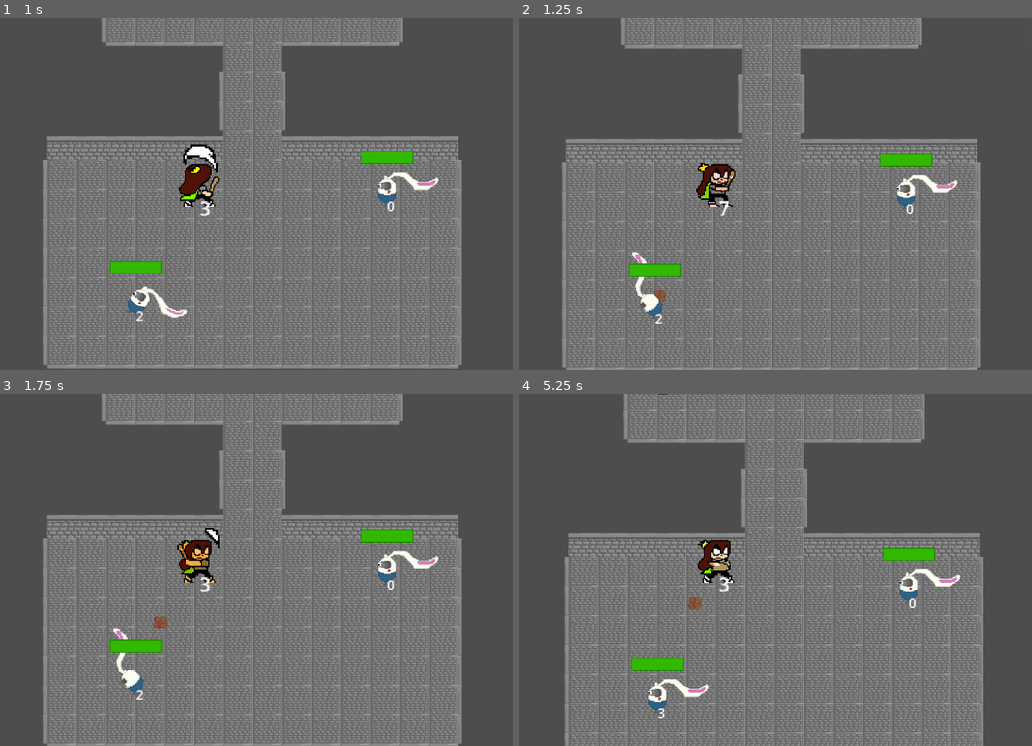
Above: before the commit, frames 1-4 (two rows, left to right).
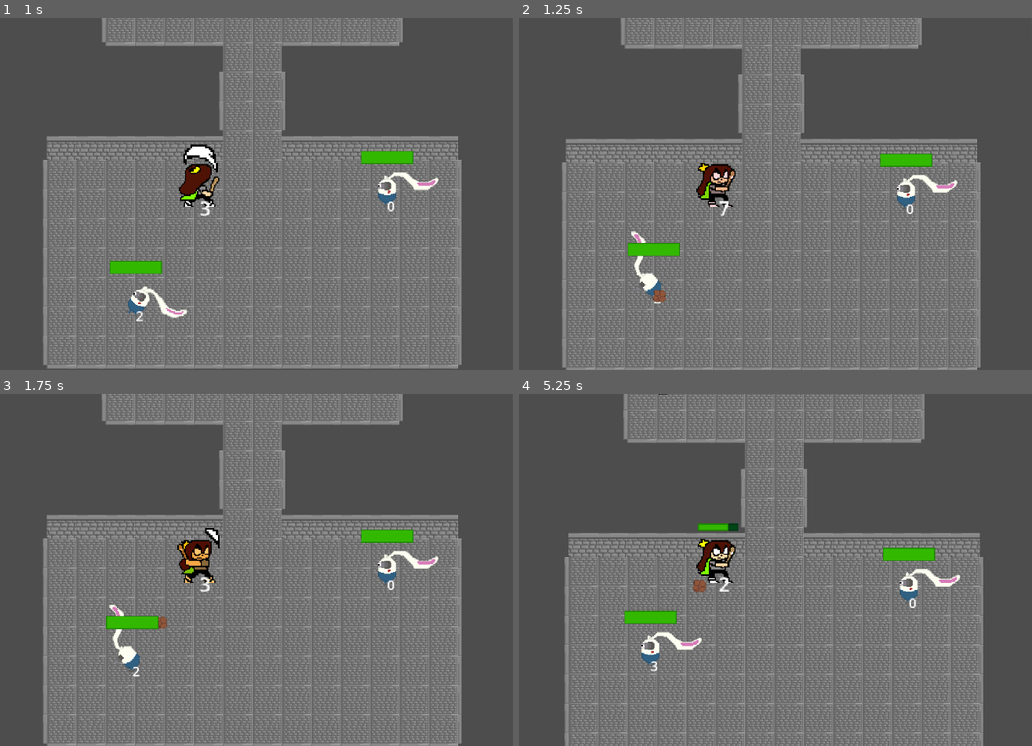
Above: after the commit, the same moments.

Repository: Megameca04/Proyecto_Cuki
Game: Godot game, scene res://Pruebas.tscn
Same seed, same stepped clock (60 frames per second), same inputs: the game is played once before the commit and once after it.
Inputs:
- Up to frame 1 (1 s): tap Enter at 0.5 s; hold Up (ui_up) from 0.53 s (still down); hold Z (Atacar) from 0.53 s (still down)
- Up to frame 2 (1.25 s): keep holding Up (ui_up); keep holding Z (Atacar)
- Up to frame 3 (1.75 s): keep holding Up (ui_up); release Z (Atacar) at 1.28 s; tap X (Dash) at 1.35 s
- Up to frame 4 (5.25 s): release Up (ui_up) at 2.03 s; hold Z (Atacar) 2.03-2.78 s; hold Left (ui_left) 2.03-3.53 s; tap X (Dash) at 2.85, 4.35 s; hold Down (ui_down) 3.53-4.28 s; hold Z (Atacar) 3.53-4.28 s; hold Right (ui_right) 4.28-5.03 s; hold Up (ui_up) from 5.03 s (still down); hold Z (Atacar) from 5.03 s (still down)

Frame 1 is identical in both runs. In frame 2, 1.3% of the frame differs, in the area x 21-32%, y 60-87%; in frame 3, 1.3%; in frame 4, 2.3%, in the area x 20-43%, y 36-93%.

Commit message:
reworking the colliders with rocks

Diff:
--- a/Cuki-Clash of the Kuins/Entidades/Piedra.tscn
+++ b/Cuki-Clash of the Kuins/Entidades/Piedra.tscn
@@ -16,7 +16,7 @@
 radius = 22.0
 
 [node name="Piedra" type="CharacterBody2D" groups=["Enemy"]]
-collision_layer = 2
+collision_layer = 3
 collision_mask = 5
 motion_mode = 1
 script = ExtResource("1_ls63b")
@@ -30,8 +30,8 @@
 shape = SubResource("CircleShape2D_n68s3")
 
 [node name="Area2D" type="Area2D" parent="." groups=["Piedra"]]
-collision_layer = 2
-collision_mask = 5
+collision_layer = 3
+collision_mask = 7
 
 [node name="CollisionShape2D" type="CollisionShape2D" parent="Area2D"]
 shape = SubResource("CircleShape2D_keb0u")
@@ -41,5 +41,4 @@
 wait_time = 5.0
 
 [connection signal="area_entered" from="Area2D" to="." method="_on_area_2d_area_entered"]
-[connection signal="body_entered" from="Area2D" to="." method="_on_area_2d_body_entered"]
 [connection signal="timeout" from="AliveTimer" to="." method="_on_alive_timer_timeout"]
--- a/Cuki-Clash of the Kuins/Scripts/Piedra.gd
+++ b/Cuki-Clash of the Kuins/Scripts/Piedra.gd
@@ -96,12 +96,6 @@
 		if (ele.get_element_name() == "Water" || ele.get_element_name() == "Tar"):
 			blow_up()
 
-func _on_area_2d_body_entered(body):
-	if (ele != null):
-		if (body.name == "Cuki"):
-			if (ele.get_element_name() == "Shock"):
-				Cuki = body
-
 func _on_alive_timer_timeout():
 	if (ele != null):
 		if (ele.get_element_name() == "Shock"):
@@ -110,9 +104,11 @@
 		if (ele.get_element_name() == "Tar"):
 			blow_up()
 
+
 func _on_area_2d_area_entered(area):
-	if (area.name == "Hitbox"):
+	if (ele != null):
 		if (area.get_parent().name == "Cuki"):
-			if (ele != null):
-				if (ele.get_element_name() == "Water" || ele.get_element_name() == "Tar"):
+			if (ele.get_element_name() == "Shock"):
+				Cuki = area.get_parent()
+			if (ele.get_element_name() == "Water" || ele.get_element_name() == "Tar"):
 					blow_up()
Not shown: 2 places in Cuki-Clash of the Kuins/Entidades/Chooty.tscn that only renumber resources
Not shown: 2 places in Cuki-Clash of the Kuins/Entidades/Cuki.tscn that only renumber resources
